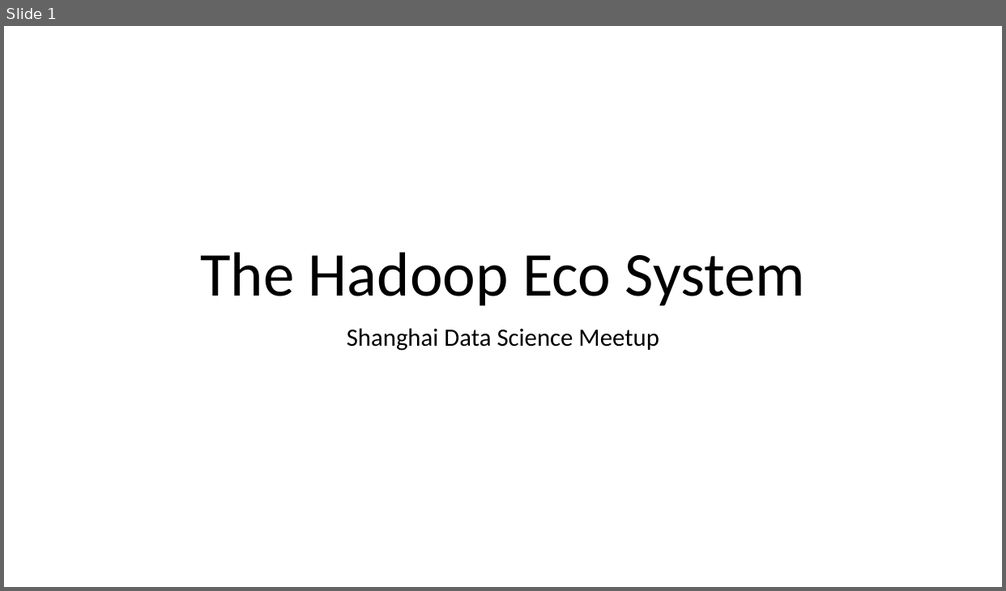
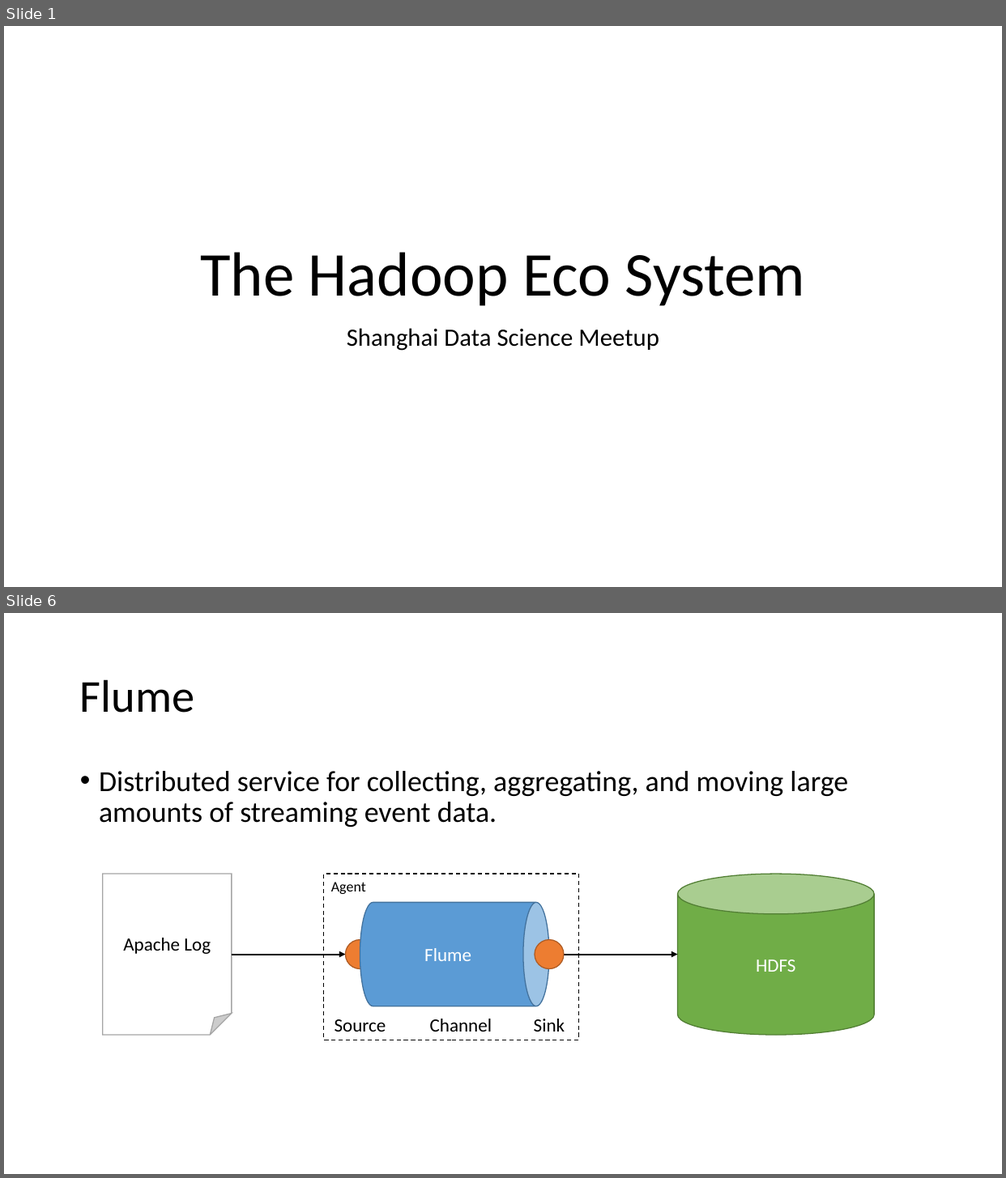
Before and after one commit to ckuka/SHDS, a slide deck: slides/ShanghaiDataScience_201509.pptx. Shown one above the other, each under a label of ours: slide 1 before the commit, slides 1 and 6 after it; the slides between them are not shown. The pictures are 1006x591 and 1006x1178 pixels, drawn with LibreOffice and Linux fonts; fonts in the diff are those of the drawing. Boxes give left, top, right and bottom in pixels: in the first picture for what was removed or moved away, otherwise in the second. Text is boxed around its words. In the diff, an @@ line names an element or a change of style, - is before the commit and + after.

```diff
--- a/slides/ShanghaiDataScience_201509.pptx
+++ b/slides/ShanghaiDataScience_201509.pptx
@@ slide 6 added at (4, 613, 1002, 1174), background #FFFFFF @@
@@ title added at (80, 679, 195, 713), 44 pt, text #000000 @@
+Flume
@@ text added at (99, 771, 848, 827), 28 pt, text #000000 @@
+• Distributed service for collecting, aggregating, and moving large amounts of streaming event data.
@@ group added at (103, 875, 874, 1041): 3 texts, 2 cylinders, 2 arrows, 2 ellipses, 1 folded corner, 1 rectangle @@
+HDFS
+Apache Log
+Flume
+Sink
+Source
+Channel
+Agent
```
Also in this commit, not shown: 8 other slides added, 6 slides removed.
